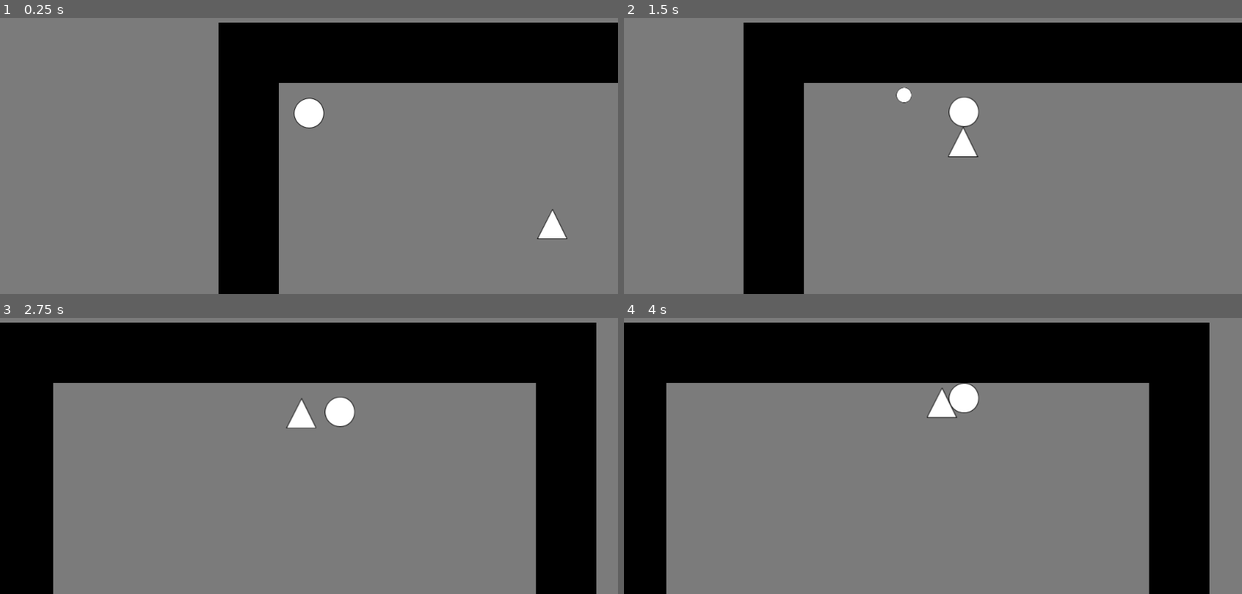
Above: before the commit, frames 1-4 (two rows, left to right).
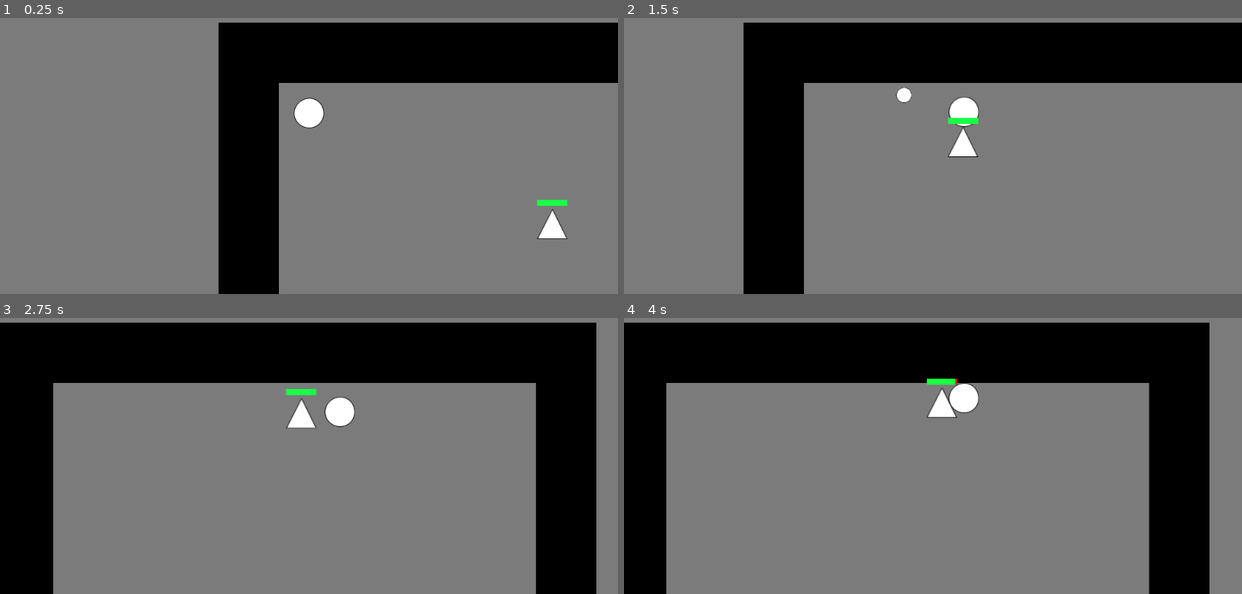
Above: after the commit, the same moments.

Repository: ComradeSparklePony/Slay-the-Triangles
Game: Godot game, scene res://town.tscn
Same seed, same stepped clock (60 frames per second), same inputs: the game is played once before the commit and once after it. The project has no main scene, so this scene is started directly.
Inputs (mouse positions are in pixels of both pictures, inside the frame that each line leads up to):
- Up to frame 1 (0.25 s): no input
- Up to frame 2 (1.5 s): move the mouse to (1068, 95) at 0.52 s; press the mouse at (1068, 95) at 0.53 s; hold Right (ui_right) 0.53-1.28 s; move the mouse to (809, 131) at 1.27 s; release the mouse at (809, 131) at 1.28 s; hold Down (ui_down) from 1.28 s (still down); click (809, 131) at 1.35 s
- Up to frame 3 (2.75 s): tap Enter at 2 s; move the mouse to (370, 334) at 2.02 s; release Down (ui_down) at 2.03 s; press the mouse at (370, 334) at 2.03 s; hold Right (ui_right) from 2.03 s (still down)
- Up to frame 4 (4 s): move the mouse to (902, 486) at 2.77 s; release Right (ui_right) at 2.78 s; release the mouse at (902, 486) at 2.78 s; hold Up (ui_up) 2.78-3.53 s; click (902, 486) at 2.85 s; move the mouse to (1118, 467) at 3.52 s; press the mouse at (1118, 467) at 3.53 s; hold Left (ui_left) from 3.53 s (still down)

The runs differ from the first frame. In frame 1, 0.1% of the frame differs, in the area x 86-92%, y 65-69%; in frame 2, 0.1%; in frame 3, 0.1%; in frame 4, 0.1%, in the area x 49-54%, y 21-25%.

Commit message:
implemented enemy health
implemented the health system for the enemy, and the health bar for the enemy. Added health bar textures

Diff:
--- a/enemy.gd
+++ b/enemy.gd
@@ -4,9 +4,12 @@
 
 var player
 var velocity
+export (int) var hp
 
 func _ready():
 	player = get_parent().get_node("player")
+	$TextureProgress.max_value = hp
+	$TextureProgress.value = hp
 
 func _process(delta):
 	velocity = player.position - position
@@ -15,3 +18,10 @@
 
 	move_and_collide(Vector2(velocity.x, 0) * delta)
 	move_and_collide(Vector2(0, velocity.y) * delta)
+
+func _on_Area2D_area_entered(area):
+	if area.is_in_group("projectile"):
+		hp -= player.attack
+		$TextureProgress.value = hp
+		if hp == 0:
+			queue_free()
--- a/enemy.tscn
+++ b/enemy.tscn
@@ -1,14 +1,18 @@
-[gd_scene load_steps=4 format=2]
+[gd_scene load_steps=6 format=2]
 
 [ext_resource path="res://enemy.gd" type="Script" id=1]
 [ext_resource path="res://assets/white_tri_50px.png" type="Texture" id=2]
+[ext_resource path="res://assets/red_rect_50x10px.png" type="Texture" id=3]
+[ext_resource path="res://assets/green_rect_50x10px.png" type="Texture" id=4]
 
 [sub_resource type="ConvexPolygonShape2D" id=1]
 
 custom_solver_bias = 0.0
 points = PoolVector2Array( 0, -25, 25, 25, -25, 25 )
 
-[node name="enemy" type="KinematicBody2D"]
+[node name="enemy" type="KinematicBody2D" groups=[
+"enemy",
+]]
 
 input_pickable = false
 collision_layer = 1
@@ -16,6 +20,7 @@
 collision/safe_margin = 0.08
 script = ExtResource( 1 )
 SPEED = 250
+hp = 100
 
 [node name="Sprite" type="Sprite" parent="." index="0"]
 
@@ -24,3 +29,49 @@
 [node name="CollisionShape2D" type="CollisionShape2D" parent="." index="1"]
 
 shape = SubResource( 1 )
+
+[node name="Area2D" type="Area2D" parent="." index="2"]
+
+input_pickable = true
+gravity_vec = Vector2( 0, 1 )
+gravity = 98.0
+linear_damp = 0.1
+angular_damp = 1.0
+audio_bus_override = false
+audio_bus_name = "Master"
+
+[node name="CollisionShape2D" type="CollisionShape2D" parent="Area2D" index="0"]
+
+shape = SubResource( 1 )
+
+[node name="TextureProgress" type="TextureProgress" parent="." index="3"]
+
+anchor_left = 0.0
+anchor_top = 0.0
+anchor_right = 0.0
+anchor_bottom = 0.0
+margin_left = -25.0
+margin_top = -40.0
+margin_right = 25.0
+rect_pivot_offset = Vector2( 0, 0 )
+rect_clip_content = false
+mouse_filter = 1
+mouse_default_cursor_shape = 0
+size_flags_horizontal = 1
+size_flags_vertical = 1
+min_value = 0.0
+max_value = 100.0
+step = 1.0
+page = 0.0
+value = 0.0
+exp_edit = false
+rounded = false
+texture_under = ExtResource( 3 )
+texture_over = null
+texture_progress = ExtResource( 4 )
+radial_fill_degrees = 360.0
+radial_center_offset = Vector2( 0, 0 )
+nine_patch_stretch = false
+_sections_unfolded = [ "Rect", "Textures" ]
+
+[connection signal="area_entered" from="Area2D" to="." method="_on_Area2D_area_entered"]
--- a/player.gd
+++ b/player.gd
@@ -1,6 +1,8 @@
 extends KinematicBody2D
 
 export (int) var SPEED
+export (int) var attack
+
 var velocity = Vector2()
 
 export (PackedScene) var projectile
--- a/player.tscn
+++ b/player.tscn
@@ -18,6 +18,7 @@
 script = ExtResource( 1 )
 _sections_unfolded = [ "Collision", "collision" ]
 SPEED = 300
+attack = 5
 projectile = ExtResource( 2 )
 
 [node name="Sprite" type="Sprite" parent="." index="0"]
--- a/projectile.gd
+++ b/projectile.gd
@@ -24,3 +24,5 @@
 func _on_projectile_body_entered(body):
 	if (body.is_in_group("wall")):
 		queue_free()
+	if body.is_in_group("enemy"):
+		queue_free()
--- a/projectile.tscn
+++ b/projectile.tscn
@@ -8,7 +8,9 @@
 custom_solver_bias = 0.0
 radius = 13.0005
 
-[node name="projectile" type="Area2D"]
+[node name="projectile" type="Area2D" groups=[
+"projectile",
+]]
 
 input_pickable = true
 gravity_vec = Vector2( 0, 1 )
Binary file added: assets/green_rect_50x10px.png
Not shown, added: assets/green_rect_50x10px.png.import
Binary file added: assets/red_rect_50x10px.png
Not shown, added: assets/red_rect_50x10px.png.import
Not shown, changed: .DS_Store
